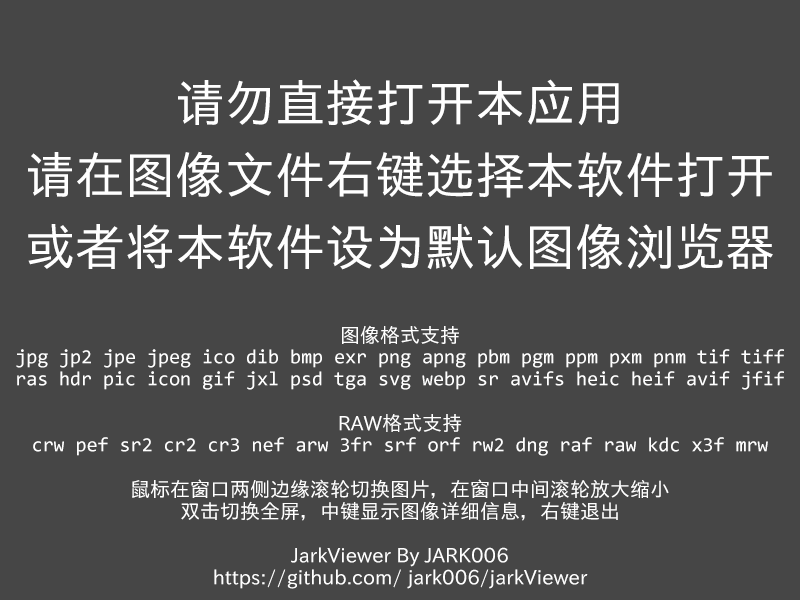
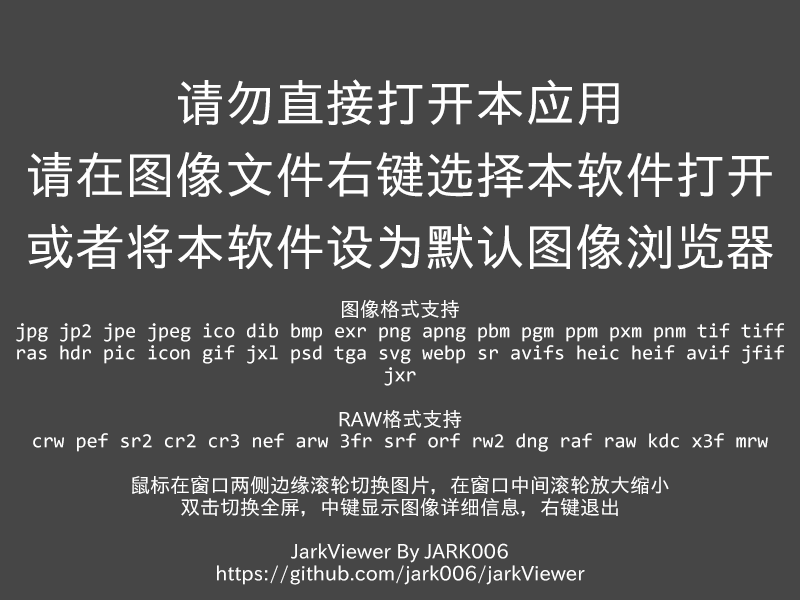
Revision of a layered (800, 600) image; what changed, layer by layer:
painted on "图像格式支持 jpg jp2 jpe jpeg ico dib bmp exr png apng pbm pgm ppm px" over (16, 299, 784, 589)
